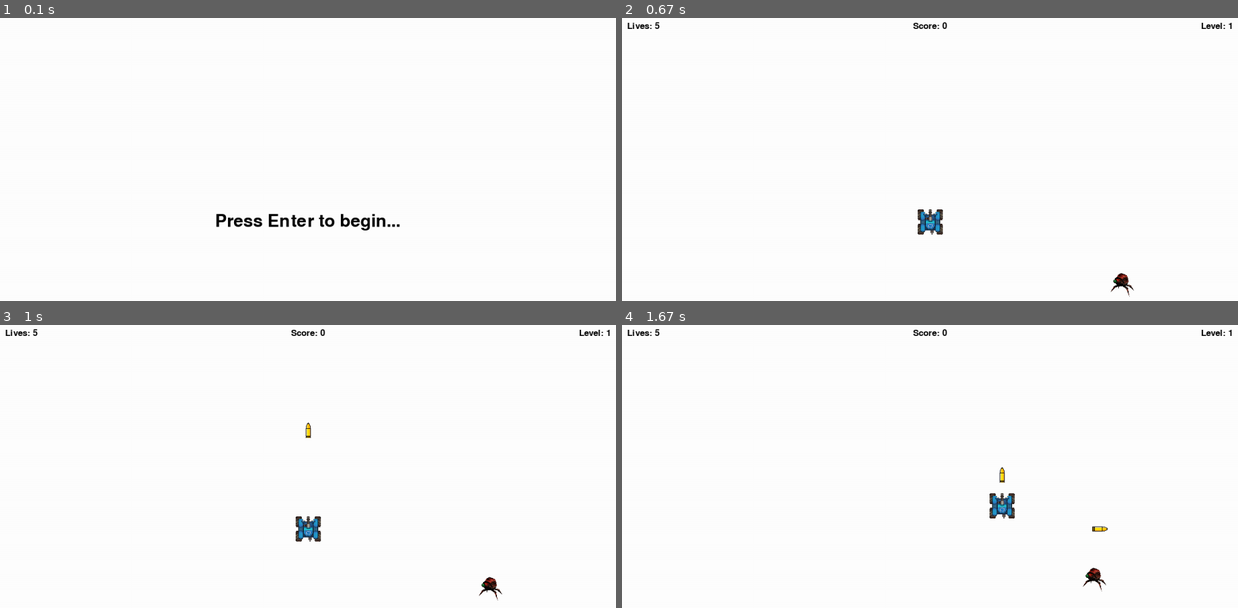
Above: before the commit, frames 1-4 (two rows, left to right).
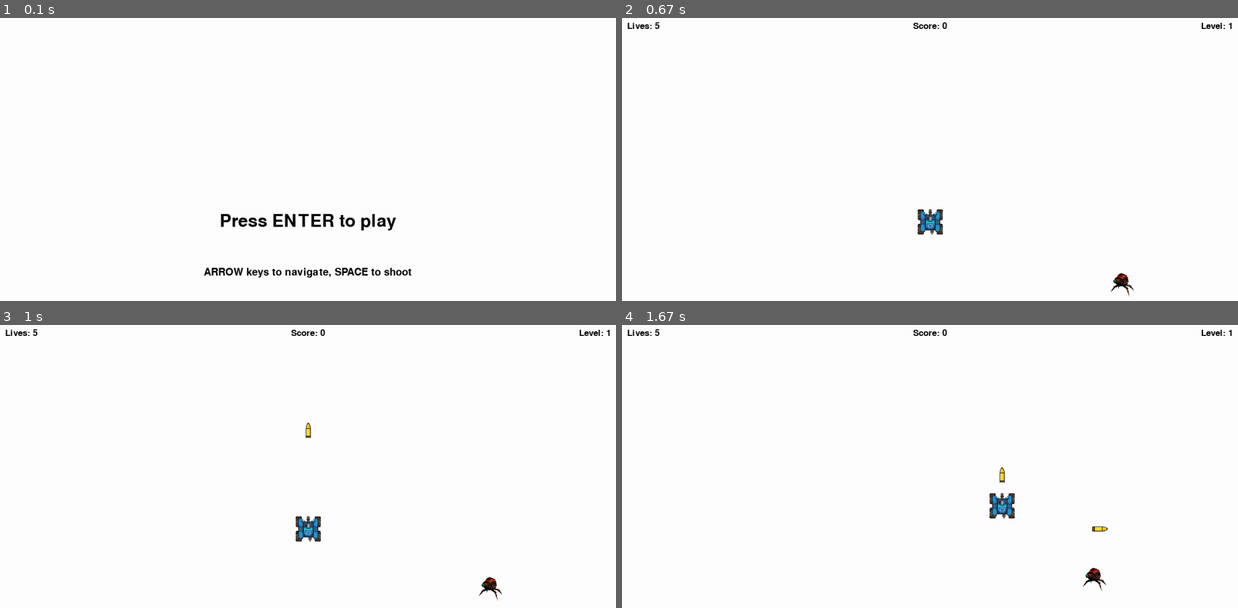
Above: after the commit, the same moments.

Repository: aisng/tank-game
Game: pygame game, started from tank_pygame.py
Two runs of this game, one before a commit and one after it. Both use one fixed random seed, a clock stepped at 60 frames per second and the inputs below.
Inputs:
- Up to frame 1 (0.1 s): no input
- Up to frame 2 (0.67 s): tap Enter at 0.33 s
- Up to frame 3 (1 s): tap Space at 0.67 s
- Up to frame 4 (1.67 s): hold Right 1-1.47 s; tap Space at 1.07, 1.37, 1.57 s; hold Up from 1.5 s (still down)

The runs differ from the first frame. In frame 1, 1.4% of the frame differs, in the area x 33-67%, y 69-92%; in frame 2, nothing differs; in frame 3, nothing differs; in frame 4, nothing differs.

Commit message:
working w/o destruction animation

Diff:
--- a/game.py
+++ b/tank_pygame.py
@@ -1,8 +1,6 @@
 import math
-
 import pygame
 import os
-import time
 from random import randint
 
 pygame.font.init()
@@ -113,8 +111,7 @@
     def shoot(self):
         self.cooldown()
         if self.bullet_cooldown == 0:
-
-        # if len(self.bullets) < 4:
+            # if len(self.bullets) < 4:
             # center the bullet img on the tank
             tank_center_x, tank_center_y = round(self.x + self.get_width() / 2), round(self.y + self.get_height() / 2)
             bullet_center_x, bullet_center_y = round(tank_center_x - BULLET_WIDTH / 2), round(
@@ -195,6 +192,7 @@
     def draw(self, window):
         window.blit(self.image, (self.x, self.y))
 
+
     def chase_tank(self, tank):
         # Find direction vector (dx, dy) between enemy and player.
         dx, dy = tank.x - self.x, tank.y - self.y
@@ -267,7 +265,6 @@
 
         # show lost label for 3 seconds
         if lost:
-
             if lost_count > FPS * 3:
                 run = False
             else:
@@ -300,15 +297,19 @@
         tank.move_bullets(enemies)
 
 
-
 def main_menu():
     title_font = pygame.font.SysFont("comicsans", 50)
+    instructions_font = pygame.font.SysFont("comicsans", 30)
     run = True
     while run:
         WIN.fill(WHITE)
-        title_label = title_font.render("Press Enter to begin...", 1, BLACK)
+        title_label = title_font.render("Press ENTER to play", True, BLACK)
+        instructions_label = instructions_font.render("ARROW keys to navigate, SPACE to shoot", True, BLACK)
         WIN.blit(title_label,
                  (WIN_WIDTH / 2 - title_label.get_width() / 2, WIN_HEIGHT / 2 - title_label.get_height() / 2))
+        WIN.blit(instructions_label,
+                 (WIN_WIDTH / 2 - instructions_label.get_width() / 2,
+                  (WIN_HEIGHT / 2 - instructions_label.get_height() / 2) + 100))
         pygame.display.update()
         for event in pygame.event.get():
             if event.type == pygame.QUIT:
